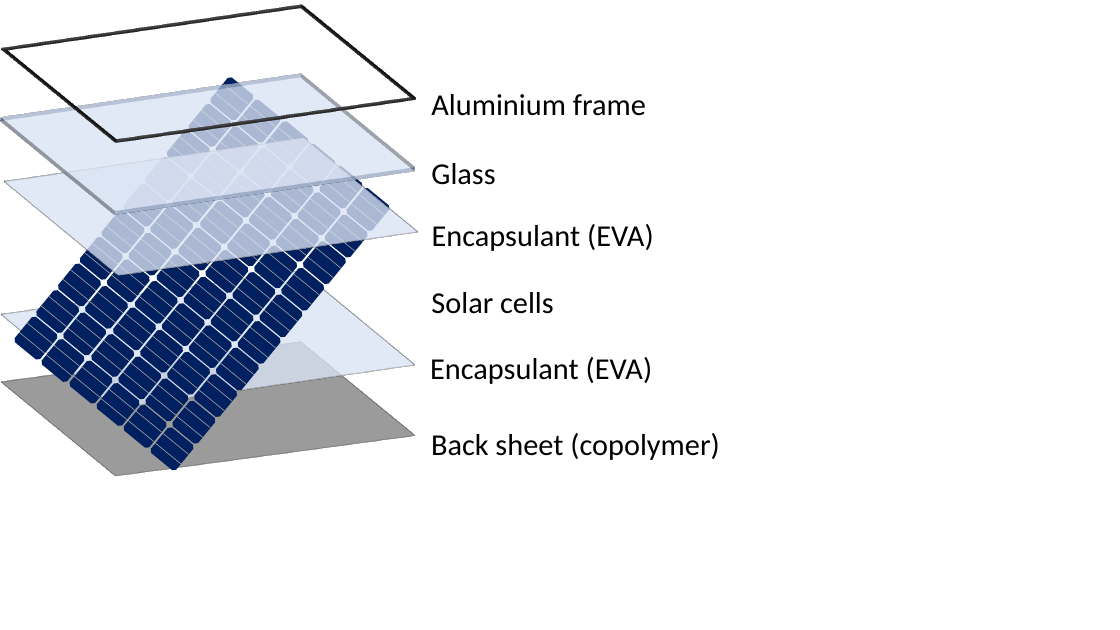
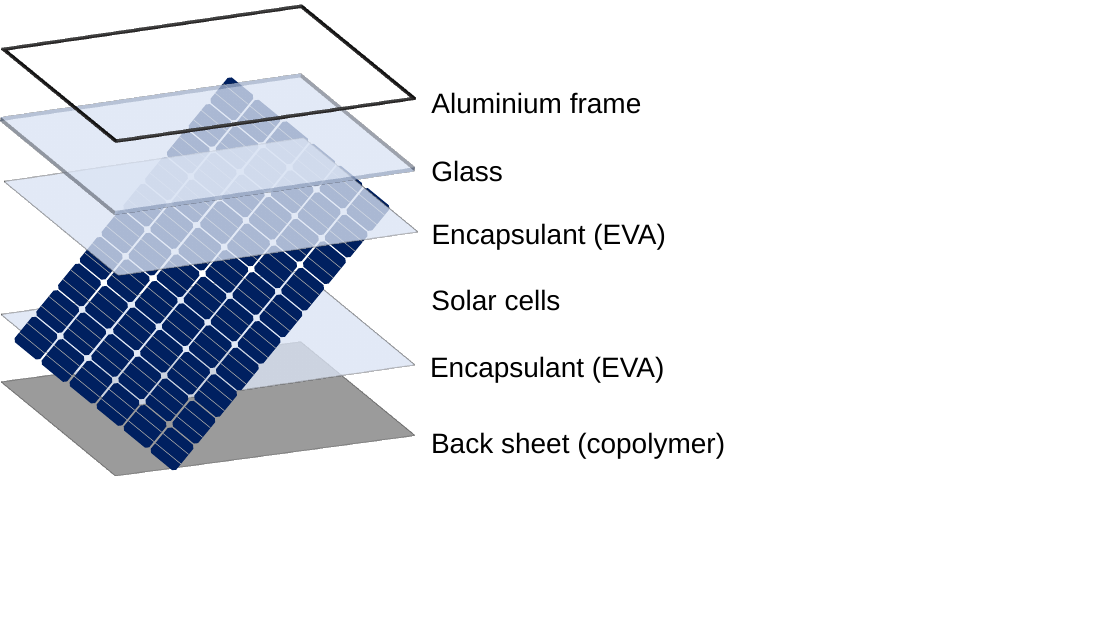
Before and after one commit to martavp/pv-textbook, a slide deck: slide 1 of Figures/Chapter_01/drawings/Fig1.7_PV_module.pptx. Drawn at 1120x630 pixels with LibreOffice and Linux fonts; fonts in the diff are those of the drawing. Boxes give left, top, right and bottom in pixels: in the first picture for what was removed or moved away, otherwise in the second. Text is boxed around its words. In the diff, an @@ line names an element or a change of style, - is before the commit and + after.

```diff
--- a/Figures/Chapter_01/drawings/Fig1.7_PV_module.pptx
+++ b/Figures/Chapter_01/drawings/Fig1.7_PV_module.pptx
@@ size 26 to 24 pt, font Calibri to Arial in 6 elements at [431,432,725,458], [431,92,642,114], [431,160,503,182], [432,223,666,249], [430,356,665,382], [431,289,561,311] @@
```
Also in this commit, not shown: 30 other files.
